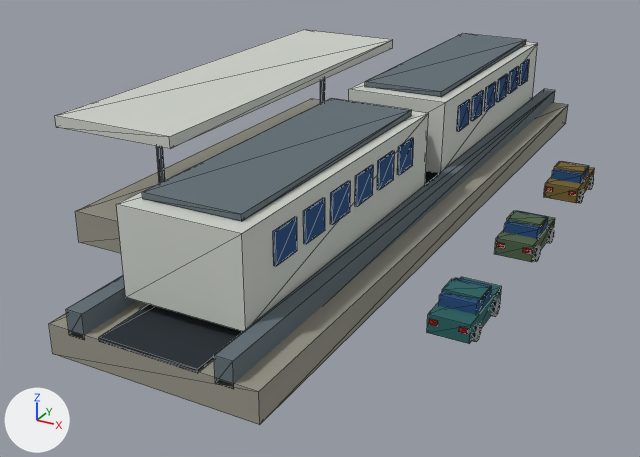
Before and after pictures for a commit that changed the glTF model data/models/board/scenery/fluff/maglevtrain2.glb.
Both versions are drawn from a camera (50 mm lens) standing at (33.4, -73.6, 32.8) and looking at (-4.4, -4.9, -1.5). Lighting does not change. The marker at lower left points along +X, +Y and +Z. The first picture is the older version. Mesh edges are drawn as thin lines. Where no turn or scale is listed for an object, it has been applied to the vertices. Vertices at exactly the same position are counted once.

Names of what the first picture shows: 'maglevtrain2'.
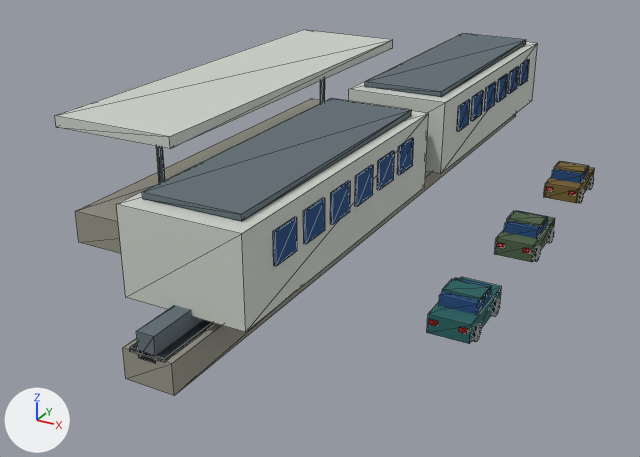
What differs and where, as boxes (x1, y1, x2, y2) in the pictures (640 x 457 px; the box of a moved part takes in the faces that stretch with it):
'maglevtrain2', reshaped (7% shorter): before (49, 30, 595, 425); after (55, 30, 595, 396)
part 1 of me_maglevtrain2, added: after (123, 113, 516, 396)
part 2 of me_maglevtrain2, moved or reshaped: before (66, 276, 137, 340); after (136, 305, 203, 364)
part 3 of me_maglevtrain2, added: after (130, 320, 214, 362)
part 4 of me_maglevtrain2, deleted: before (49, 103, 568, 425)
part 5 of me_maglevtrain2, deleted: before (214, 89, 555, 389)
part 6 of me_maglevtrain2, deleted: before (99, 171, 439, 373)

Edits to the bpy script that builds the scene:
```text
Change me_maglevtrain2:
    used by ob_maglevtrain2; location = (0.0, 0.0, 0.0)
    remove me_maglevtrain2.from_pydata(...)  # 664 vertices, 1044 faces; spans x -21.0..16.8, y -36.0..36.0, z 0.0..11.5
    add me_maglevtrain2.from_pydata(...)  # 656 vertices, 1032 faces; spans x -21.0..16.8, y -36.0..36.0, z 0.0..11.5
    me_maglevtrain2 part 1: a new loose piece, a box spanning x -2.0..2.0, y -36.0..36.0, z 0.0..2.4, in mat_scenery
    me_maglevtrain2 part 2: the loose piece of 8 vertices spanning x -6.7..-5.3, y -36.0..36.0, z 2.0..4.0 is moved by (6.0, 0.0, 0.0)
    me_maglevtrain2 part 3: a new loose piece, a box spanning x -1.4..1.4, y -36.0..36.0, z 2.3..2.6, in mat_scenery
    me_maglevtrain2 part 4: the loose piece of 8 vertices spanning x -8.5..8.5, y -36.0..36.0, z 0.0..2.4 is deleted
    me_maglevtrain2 part 5: the loose piece of 8 vertices spanning x 5.3..6.7, y -36.0..36.0, z 2.0..4.0 is deleted
    me_maglevtrain2 part 6: the loose piece of 8 vertices spanning x -4.0..4.0, y -36.0..36.0, z 2.3..2.6 is deleted
```
